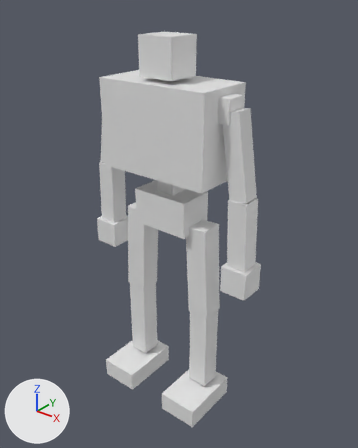
The glTF model models/mech_frame_standard_anims.glb: old version first, new version second.
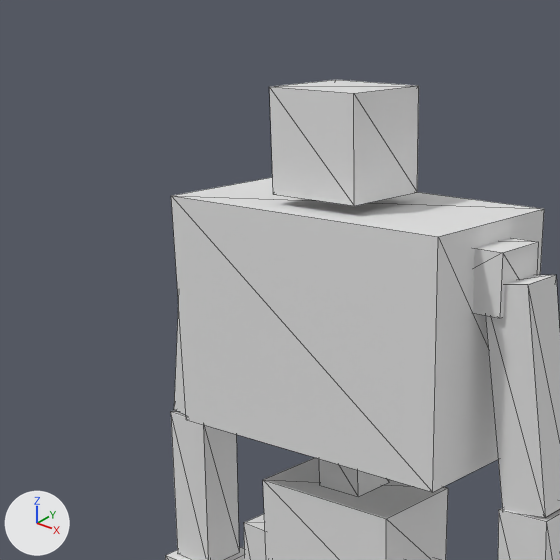
Old and new are each drawn whole from a 50 mm camera at (7.57, -9.15, 11.02) aimed at (0.19, 0.07, 5.3) and again close up on the part from 9% to 70% of the width and 0% to 49% of the height. Lighting does not change. The marker at lower left points along +X, +Y and +Z. The first two pictures are the older version. The close-ups show mesh edges as thin lines. Vertices at exactly the same position are counted once.

The first close-up shows 'MechFrame_standard_blocks'.
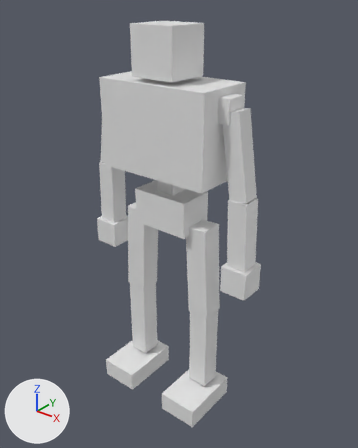
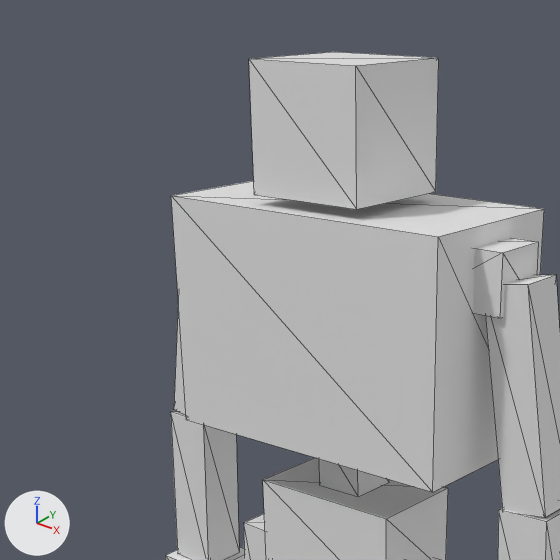
Edits to the bpy script that builds the scene:
```text
Change me_pelvis:
    used by ob_mechframe_standard_blocks; location = (0.0, 0.0, 0.0)
    remove me_pelvis.from_pydata(...)  # 144 vertices, 216 faces; spans x -2.55..2.55, y -1.2..0.8, z 0.0..10.0
    add me_pelvis.from_pydata(...)  # 144 vertices, 216 faces; spans x -2.55..2.55, y -1.2..0.8, z 0.0..10.23
    me_pelvis part 1: the loose piece of 8 vertices spanning x -0.47..0.47, y -0.55..0.35, z 9.09..10.0 is scaled about its middle by (1.26, 1.26, 1.25), then moved by (0.0, 0.0, 0.11)
```

Pixel boxes [x1, y1, x2, y2] of what changed, in the close-ups (560 x 560 px; the box of a moved part takes in the faces that stretch with it):
'MechFrame_standard_blocks', reshaped
    before: [165, 80, 560, 560]
    after: [165, 52, 560, 560]
part 1 of me_pelvis, moved or reshaped
    before: [269, 80, 419, 206]
    after: [249, 52, 439, 209]
